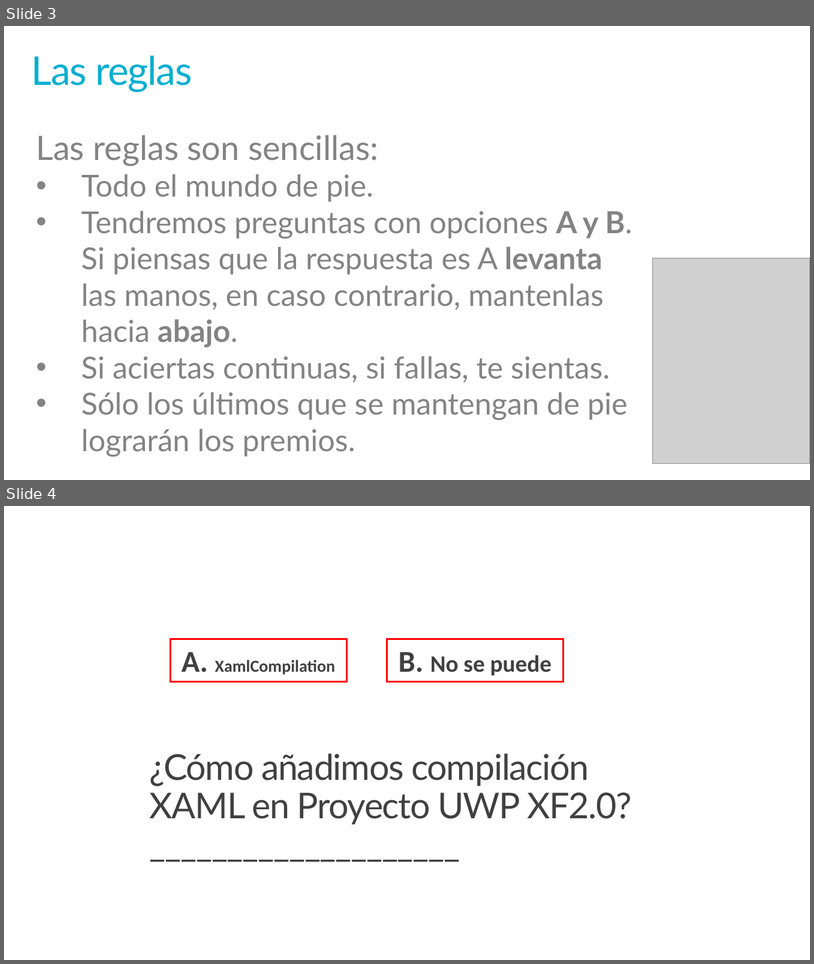
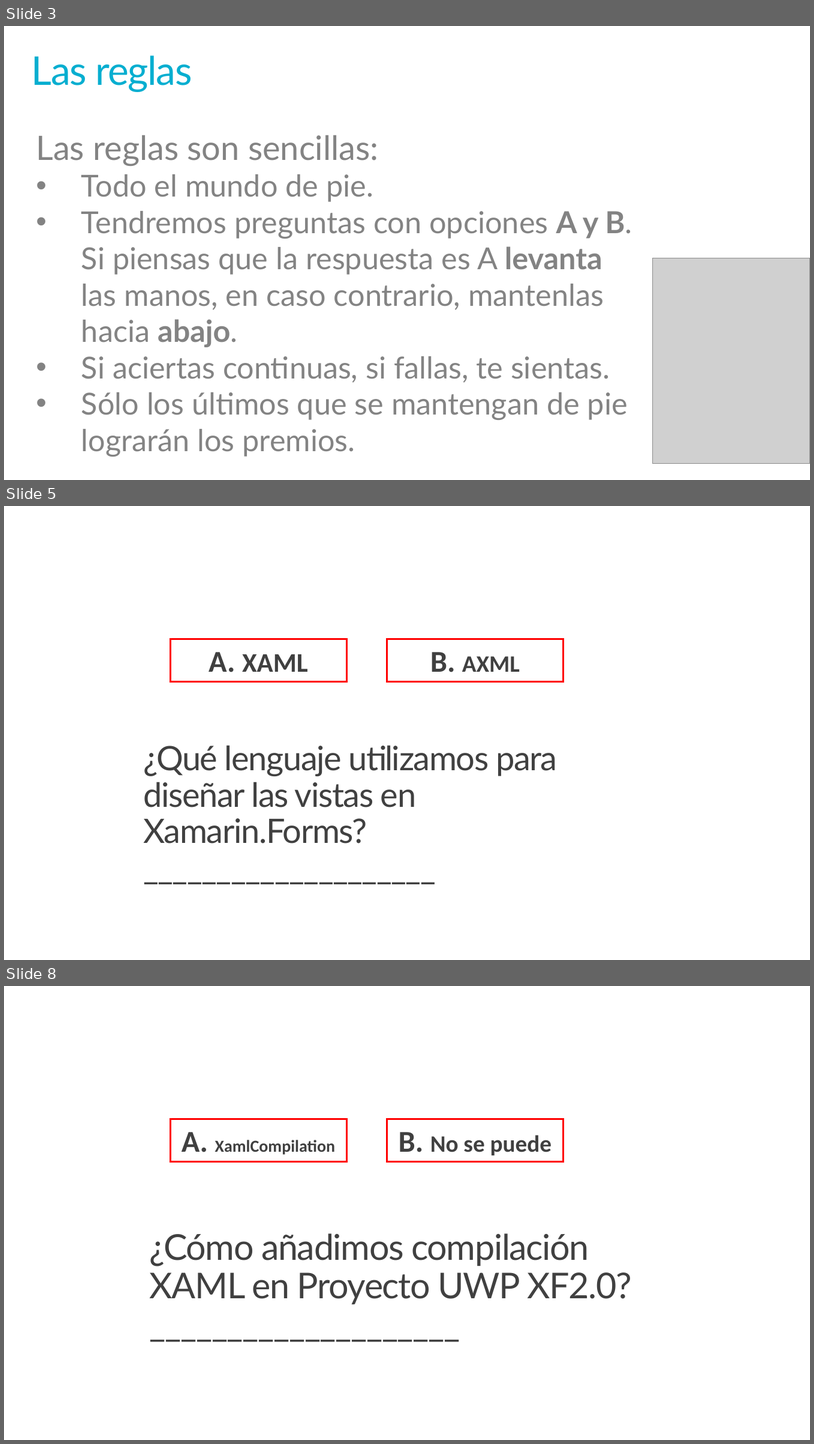
Before and after one commit to jsuarezruiz/Events, a slide deck: Xamarin 4 Party/03. Xamarin 4 Contest.pptx. Shown one above the other, each under a label of ours: slides 3 and 4 before the commit, slides 3, 5 and 8 after it; the slides between them are not shown. The pictures are 814x964 and 814x1444 pixels, drawn with LibreOffice and Linux fonts; fonts in the diff are those of the drawing; grey boxes stand for pictures; background and template pictures are left out. Boxes give left, top, right and bottom in pixels: in the first picture for what was removed or moved away, otherwise in the second. Text is boxed around its words. In the diff, an @@ line names an element or a change of style, - is before the commit and + after.

```diff
--- a/Xamarin 4 Party/03. Xamarin 4 Contest.pptx
+++ b/Xamarin 4 Party/03. Xamarin 4 Contest.pptx
@@ slide 5 added at box(4, 506, 810, 960), background #FFFFFF @@
@@ rectangle added at box(170, 639, 347, 681), outline #FF0000 2.25 pt, 32 pt, text #404040, bold @@
+A. XAML
@@ rectangle added at box(387, 639, 564, 681), outline #FF0000 2.25 pt, 28 pt, text #404040, bold @@
+B. AXML
@@ title added at box(143, 745, 558, 843), 40 pt, text #404040 @@
+¿Qué lenguaje utilizamos para diseñar las vistas en Xamarin.Forms?
+____________________
@@ what was slide 4 is now slide 8 @@
```
Also in this commit, not shown: 3 slides changed, 9 other slides added.
